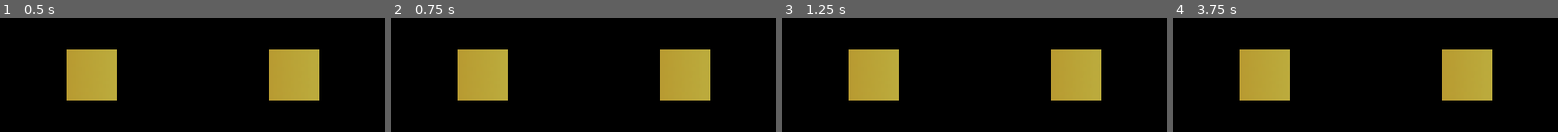
Above: before the commit, frames 1-4 (left to right).
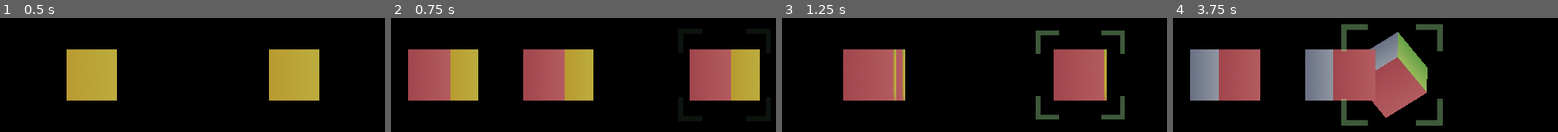
Above: after the commit, the same moments.

Repository: manabreak/ld57
Game: Godot game, scene res://root.tscn
The game is run twice, just before and just after one commit, with the same random seed, the same clock (stepped at 60 frames per second) and the same inputs.
Inputs (mouse positions are in pixels of both pictures, inside the frame that each line leads up to):
- Up to frame 1 (0.5 s): no input
- Up to frame 2 (0.75 s): tap Enter at 0.5 s; move the mouse to (741, 54) at 0.52 s; hold E (container_right, bound only after the commit) from 0.53 s (still down); click (741, 54) at 0.67 s
- Up to frame 3 (1.25 s): keep holding E (container_right, bound only after the commit)
- Up to frame 4 (3.75 s): move the mouse to (1223, 95) at 1.27 s; release E (container_right, bound only after the commit) at 1.28 s; hold Down (rotate_down) 1.28-2.03 s; tap Space at 2 s; move the mouse to (outside the picture) at 2.02 s; hold E (container_right, bound only after the commit) 2.03-2.78 s; move the mouse to (outside the picture) at 2.77 s; hold Up (rotate_up) 2.78-3.53 s; click (outside the picture) at 2.92 s; tap Enter at 3.5 s; move the mouse to (outside the picture) at 3.52 s; hold Q (container_left, bound only after the commit) from 3.53 s (still down)

Frame 1 is identical in both runs. In frame 2, 29% of the frame differs, in the area x 4-96%, y 27-73%; in frame 3, 15%; in frame 4, 35%, in the area x 4-83%, y 5-95%.

Commit message:
Rotating cubes now behave correctly when the container is rotated

Diff:
--- a/Cubes.gd
+++ b/Cubes.gd
@@ -4,11 +4,12 @@
 const SPEED = 5.0
 const STEP = 90.0
 
+var rot_index: int = 0
 
 @export
 var start_orientation: Vector3
 
-signal rotated(Cubes)
+signal rotated(int)
 
 ## The correct solution orientation
 var solution: Quaternion = Quaternion.IDENTITY
@@ -19,24 +20,12 @@
 func _process(delta: float) -> void:
 	if Input.is_action_just_pressed("container_left"):
 		rotate_left()
-		debug_print()
 	elif Input.is_action_just_pressed("container_right"):
 		rotate_right()
-		debug_print()
-
-
-func debug_print():
-	# print("- Orientation now: " + str(target_rotation))
-	# print("- Solution: " + str(solution))
-
-	var target_euler = target_rotation.get_euler()
-	var solution_euler = solution.get_euler()
-	# print("- Orientation euler: " + str(target_euler))
-	# print("- Solution euler: " + str(solution_euler))
-
-	var angles = Vector3(rad_to_deg(target_euler.x), rad_to_deg(target_euler.y), rad_to_deg(target_euler.z))
-	# print("Target angles: " + str(angles))
-
+	#elif Input.is_action_just_pressed("container_up"):
+	#	rotate_up()
+	#elif Input.is_action_just_pressed("container_down"):
+	#	rotate_down()
 
 
 func _physics_process(delta: float) -> void:
@@ -45,25 +34,21 @@
 	transform.basis = Basis(new_quat)
 
 
-func rotate_down() -> void:
-	# print("Rotate down")
-	target_rotation = Quaternion(Vector3.RIGHT, deg_to_rad(STEP)) * target_rotation
-	emit_signal("rotated", self)
-
-
-func rotate_up() -> void:
-	# print("Rotate up")
-	target_rotation = Quaternion(Vector3.RIGHT, deg_to_rad(-STEP)) * target_rotation
-	emit_signal("rotated", self)
-
-
 func rotate_left() -> void:
-	# print("Rotate left")
 	target_rotation = Quaternion(Vector3.UP, deg_to_rad(-STEP)) * target_rotation
-	emit_signal("rotated", self)
+	var euler = target_rotation.get_euler()
+	rot_index -= 1
+	if rot_index < 0:
+		rot_index = 3
+	print("Container Y rot: " + str(rad_to_deg(euler.y)))
+	emit_signal("rotated", rot_index)
 
 
 func rotate_right() -> void:
-	# print("Rotate right")
 	target_rotation = Quaternion(Vector3.UP, deg_to_rad(STEP)) * target_rotation
-	emit_signal("rotated", self)
+	var euler = target_rotation.get_euler()
+	rot_index += 1
+	if rot_index > 3:
+		rot_index = 0
+	print("Container Y rot: " + str(rad_to_deg(euler.y)))
+	emit_signal("rotated", rot_index)
--- a/GameController.gd
+++ b/GameController.gd
@@ -51,8 +51,16 @@
 	scale_tween.tween_property(selection_sprite, "scale", Vector2(0.55, 0.55), 1.65).set_ease(Tween.EASE_IN_OUT).set_trans(Tween.TRANS_SINE)
 	scale_tween.tween_property(selection_sprite, "scale", Vector2(0.65, 0.65), 1.65).set_ease(Tween.EASE_IN_OUT).set_trans(Tween.TRANS_SINE)
 
+	$Cubes.rotated.connect(self.container_rotated)
+
 	load_level(1)
 	# $TestCube.solution = Quaternion(Vector3.RIGHT, deg_to_rad(45.0)) * Quaternion(Vector3.UP, deg_to_rad(45.0))
+
+
+func container_rotated(rot_index: int) -> void:
+	print("Container rotation now: " + str(rot_index * 90))
+	for cube in $Cubes.get_children():
+		cube.container_rot_index = rot_index
 
 
 func load_level(level: int) -> void:
--- a/RotateScript.gd
+++ b/RotateScript.gd
@@ -16,6 +16,7 @@
 ## Slerp target
 var target_rotation: Quaternion = Quaternion.IDENTITY
 
+var container_rot_index: int = 0
 var selected = false
 
 func _process(delta: float) -> void:
@@ -24,16 +25,12 @@
 
 	if Input.is_action_just_pressed("rotate_down"):
 		rotate_down()
-		debug_print()
 	elif Input.is_action_just_pressed("rotate_up"):
 		rotate_up()
-		debug_print()
 	elif Input.is_action_just_pressed("rotate_left"):
 		rotate_left()
-		debug_print()
 	elif Input.is_action_just_pressed("rotate_right"):
 		rotate_right()
-		debug_print()
 	elif Input.is_action_just_pressed("move_up"):
 		move_up()
 	elif Input.is_action_just_pressed("move_down"):
@@ -64,20 +61,6 @@
 	emit_signal("rotated", self)
 
 
-func debug_print():
-	# print("- Orientation now: " + str(target_rotation))
-	# print("- Solution: " + str(solution))
-
-	var target_euler = target_rotation.get_euler()
-	var solution_euler = solution.get_euler()
-	# print("- Orientation euler: " + str(target_euler))
-	# print("- Solution euler: " + str(solution_euler))
-
-	var angles = Vector3(rad_to_deg(target_euler.x), rad_to_deg(target_euler.y), rad_to_deg(target_euler.z))
-	# print("Target angles: " + str(angles))
-
-
-
 func _physics_process(delta: float) -> void:
 	var current_quat = transform.basis.get_rotation_quaternion()
 	var new_quat = current_quat.slerp(target_rotation, delta * SPEED)
@@ -85,25 +68,25 @@
 
 
 func rotate_down() -> void:
-	# print("Rotate down")
-	target_rotation = Quaternion(Vector3.RIGHT, deg_to_rad(STEP)) * target_rotation
+	var axis = Vector3(1, 0, 0)
+	axis = axis.rotated(Vector3.UP, deg_to_rad(-90) * container_rot_index)
+	target_rotation = Quaternion(axis, deg_to_rad(STEP)) * target_rotation
 	emit_signal("rotated", self)
 
 
 func rotate_up() -> void:
-	# print("Rotate up")
-	target_rotation = Quaternion(Vector3.RIGHT, deg_to_rad(-STEP)) * target_rotation
+	var axis = Vector3(1, 0, 0)
+	axis = axis.rotated(Vector3.UP, deg_to_rad(-90) * container_rot_index)
+	target_rotation = Quaternion(axis, deg_to_rad(-STEP)) * target_rotation
 	emit_signal("rotated", self)
 
 
 func rotate_left() -> void:
-	# print("Rotate left")
 	target_rotation = Quaternion(Vector3.UP, deg_to_rad(-STEP)) * target_rotation
 	emit_signal("rotated", self)
 
 
 func rotate_right() -> void:
-	# print("Rotate right")
 	target_rotation = Quaternion(Vector3.UP, deg_to_rad(STEP)) * target_rotation
 	emit_signal("rotated", self)
 
--- a/project.godot
+++ b/project.godot
@@ -20,31 +20,35 @@
 rotate_down={
 "deadzone": 0.2,
 "events": [Object(InputEventKey,"resource_local_to_scene":false,"resource_name":"","device":-1,"window_id":0,"alt_press …(195 unchanged characters)…
+, Object(InputEventKey,"resource_local_to_scene":false,"resource_name":"","device":-1,"window_id":0,"alt_pressed":false,"shift_pressed":false,"ctrl_pressed":false,"meta_pressed":false,"pressed":false,"keycode":0,"physical_keycode":83,"key_label":0,"unicode":115,"location":0,"echo":false,"script":null)
 ]
 }
 rotate_up={
 "deadzone": 0.2,
 "events": [Object(InputEventKey,"resource_local_to_scene":false,"resource_name":"","device":-1,"window_id":0,"alt_press …(195 unchanged characters)…
+, Object(InputEventKey,"resource_local_to_scene":false,"resource_name":"","device":-1,"window_id":0,"alt_pressed":false,"shift_pressed":false,"ctrl_pressed":false,"meta_pressed":false,"pressed":false,"keycode":0,"physical_keycode":87,"key_label":0,"unicode":119,"location":0,"echo":false,"script":null)
 ]
 }
 rotate_left={
 "deadzone": 0.2,
 "events": [Object(InputEventKey,"resource_local_to_scene":false,"resource_name":"","device":-1,"window_id":0,"alt_press …(195 unchanged characters)…
+, Object(InputEventKey,"resource_local_to_scene":false,"resource_name":"","device":-1,"window_id":0,"alt_pressed":false,"shift_pressed":false,"ctrl_pressed":false,"meta_pressed":false,"pressed":false,"keycode":0,"physical_keycode":65,"key_label":0,"unicode":97,"location":0,"echo":false,"script":null)
 ]
 }
 rotate_right={
 "deadzone": 0.2,
 "events": [Object(InputEventKey,"resource_local_to_scene":false,"resource_name":"","device":-1,"window_id":0,"alt_press …(195 unchanged characters)…
+, Object(InputEventKey,"resource_local_to_scene":false,"resource_name":"","device":-1,"window_id":0,"alt_pressed":false,"shift_pressed":false,"ctrl_pressed":false,"meta_pressed":false,"pressed":false,"keycode":0,"physical_keycode":68,"key_label":0,"unicode":100,"location":0,"echo":false,"script":null)
 ]
 }
 container_left={
 "deadzone": 0.2,
-"events": [Object(InputEventKey,"resource_local_to_scene":fa …(140 unchanged characters)… d":false,"keycode":0,"physical_keycode":90,"key_label":0,"unicode":122,"location":0,"echo":false,"script":null)
+"events": [Object(InputEventKey,"resource_local_to_scene":fa …(140 unchanged characters)… d":false,"keycode":0,"physical_keycode":81,"key_label":0,"unicode":113,"location":0,"echo":false,"script":null)
 ]
 }
 container_right={
 "deadzone": 0.2,
-"events": [Object(InputEventKey,"resource_local_to_scene":fa …(140 unchanged characters)… d":false,"keycode":0,"physical_keycode":88,"key_label":0,"unicode":120,"location":0,"echo":false,"script":null)
+"events": [Object(InputEventKey,"resource_local_to_scene":fa …(140 unchanged characters)… d":false,"keycode":0,"physical_keycode":69,"key_label":0,"unicode":101,"location":0,"echo":false,"script":null)
 ]
 }
 print_level={
@@ -72,6 +76,16 @@
 "events": [Object(InputEventKey,"resource_local_to_scene":false,"resource_name":"","device":-1,"window_id":0,"alt_press …(196 unchanged characters)…
 ]
 }
+container_up={
+"deadzone": 0.2,
+"events": [Object(InputEventKey,"resource_local_to_scene":false,"resource_name":"","device":-1,"window_id":0,"alt_pressed":false,"shift_pressed":false,"ctrl_pressed":false,"meta_pressed":false,"pressed":false,"keycode":0,"physical_keycode":82,"key_label":0,"unicode":114,"location":0,"echo":false,"script":null)
+]
+}
+container_down={
+"deadzone": 0.2,
+"events": [Object(InputEventKey,"resource_local_to_scene":false,"resource_name":"","device":-1,"window_id":0,"alt_pressed":false,"shift_pressed":false,"ctrl_pressed":false,"meta_pressed":false,"pressed":false,"keycode":0,"physical_keycode":70,"key_label":0,"unicode":102,"location":0,"echo":false,"script":null)
+]
+}
 
 [rendering]
 
